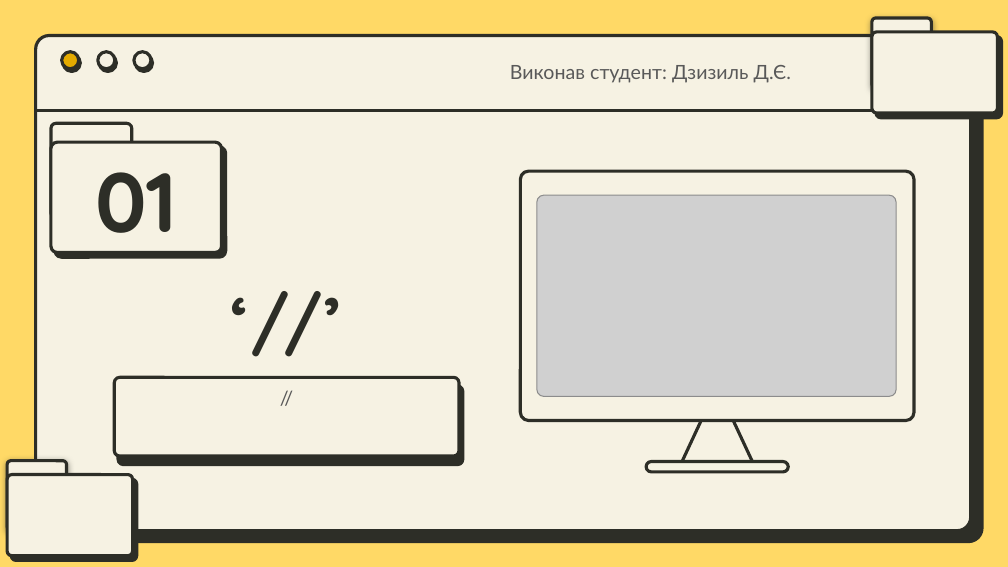
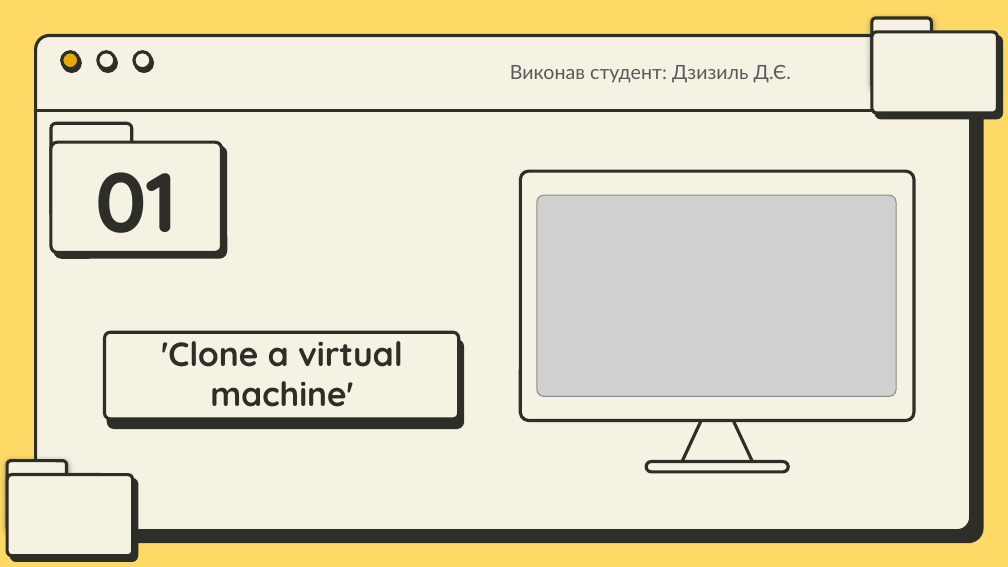
Before and after one commit to IvanChekh/MatematicainsLivesMatter, a slide deck: slide 3 of Workcase №3 .pptx. Drawn at 1008x567 pixels with LibreOffice and Linux fonts; fonts in the diff are those of the drawing; grey boxes stand for pictures. Boxes give left, top, right and bottom in pixels: in the first picture for what was removed or moved away, otherwise in the second. Text is boxed around its words. In the diff, an @@ line names an element or a change of style, - is before the commit and + after.

```diff
--- a/Workcase №3 .pptx
+++ b/Workcase №3 .pptx
@@ rounded rectangle: place and size @@
-rounded rectangle at bbox=[114, 377, 459, 456]
+rounded rectangle at bbox=[105, 333, 460, 419]
@@ title at bbox=[161, 332, 403, 407]: text changed; size 50 to 24 pt @@
-‘//’
+'Clone a virtual machine'
@@ subtitle removed at bbox=[131, 376, 443, 455] @@
-//
```
Also in this commit, not shown: 6 other slides changed, 8 slides added, 8 slides removed.
